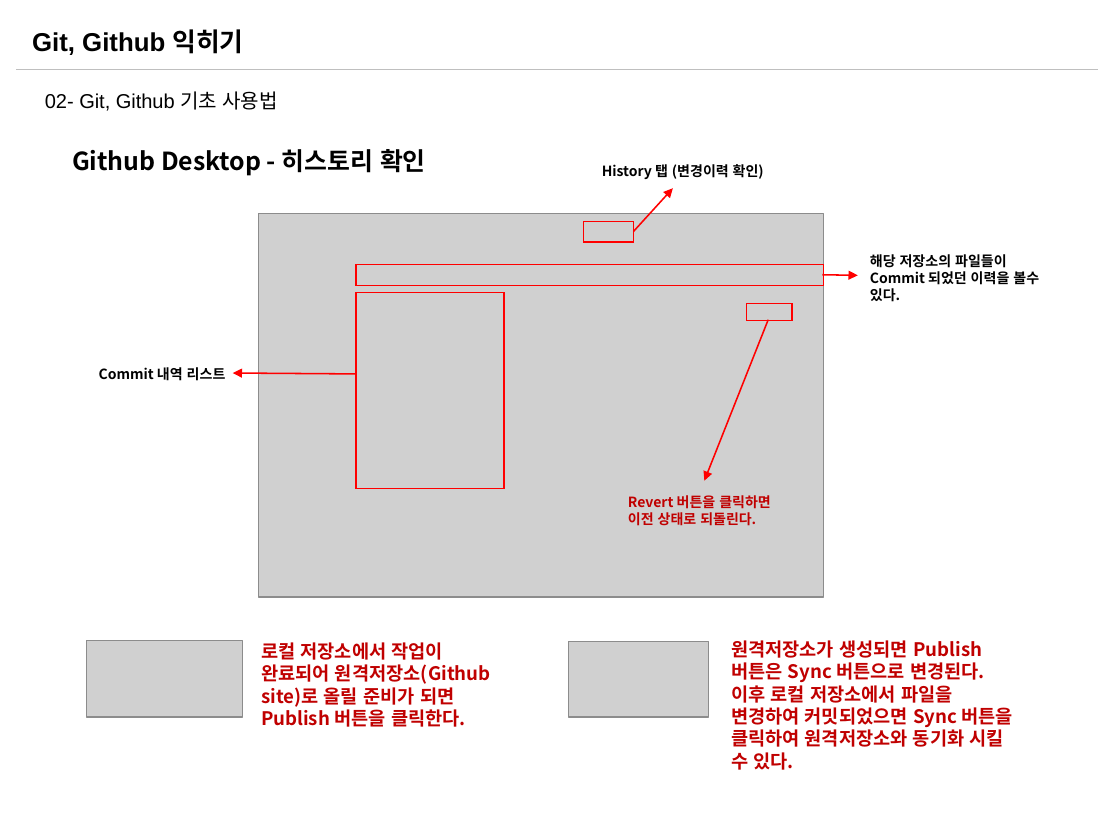
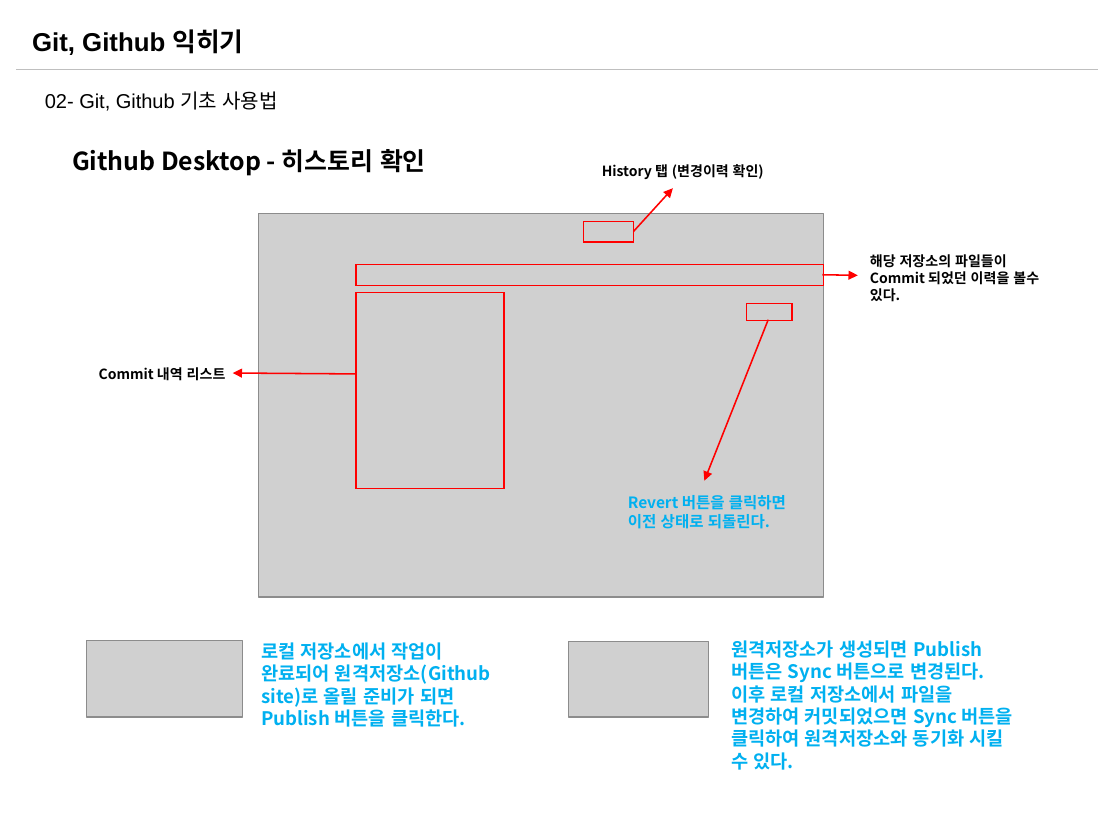
Before and after one commit to sabin21/NodeJS_Workflow_Study, a slide deck: slide 22 of CH00_Git_Github.pptx. Drawn at 1120x840 pixels with LibreOffice and Linux fonts; fonts in the diff are those of the drawing; grey boxes stand for pictures. Boxes give left, top, right and bottom in pixels: in the first picture for what was removed or moved away, otherwise in the second. Text is boxed around its words. In the diff, an @@ line names an element or a change of style, - is before the commit and + after.

```diff
--- a/CH00_Git_Github.pptx
+++ b/CH00_Git_Github.pptx
@@ text "Revert 버튼을 클릭하면 이전 상태로 ..." at [628,495,786,529]: size 9 to 10 pt, text colour #C00000 to #00B0F0 @@
@@ text "로컬 저장소에서 작업이 완료되어 원격저장소(Github ..." at [261,642,491,727]: text colour #C00000 to #00B0F0 @@
@@ text "원격저장소가 생성되면 Publish 버튼은 Sync ..." at [731,640,1013,770]: text colour #C00000 to #00B0F0 @@
```
Also in this commit, not shown: 4 other slides changed, 4 slides added.
